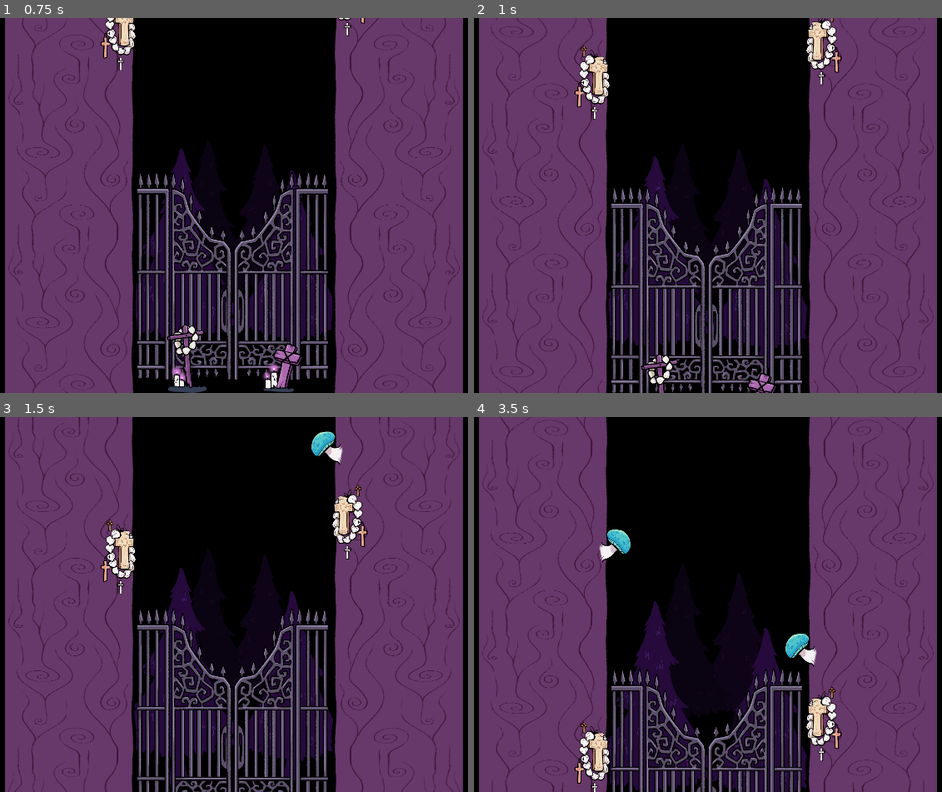
Above: before the commit, frames 1-4 (two rows, left to right).
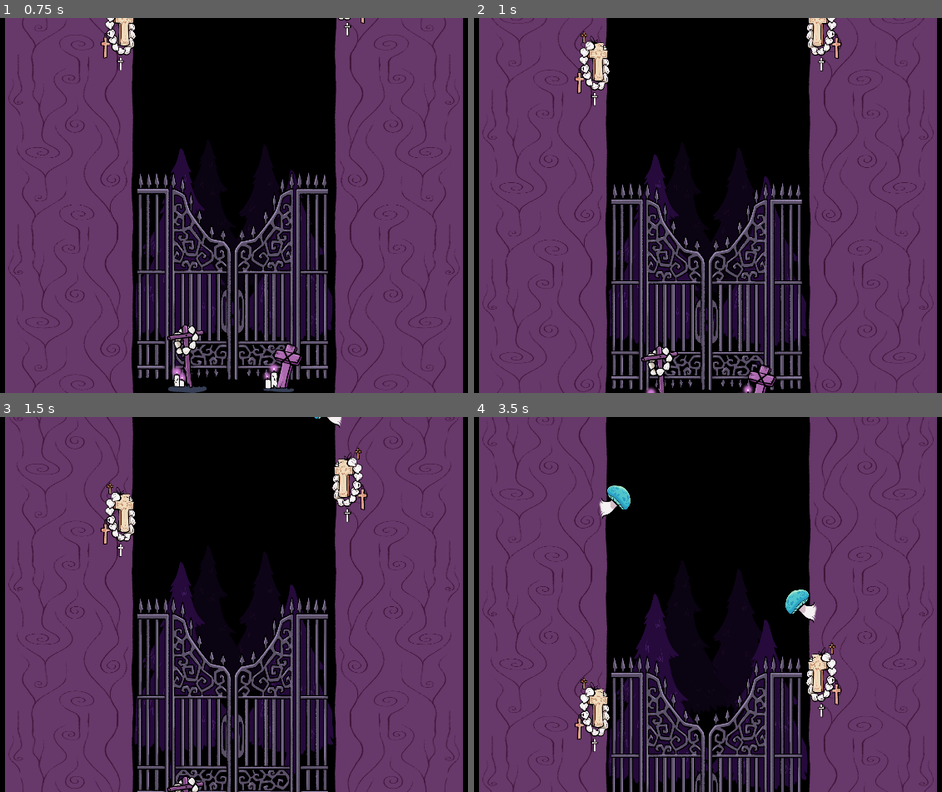
Above: after the commit, the same moments.

Repository: 100-Devs-1-Game/BabyBatClimber
Game: Godot game, scene res://level.tscn
The game is run twice, just before and just after one commit, with the same random seed, the same clock (stepped at 60 frames per second) and the same inputs.
Inputs:
- Up to frame 1 (0.75 s): tap Enter at 0.5 s; hold W (climb) from 0.53 s (still down)
- Up to frame 2 (1 s): keep holding W (climb); tap Space (jump) at 0.77 s
- Up to frame 3 (1.5 s): release W (climb) at 1.28 s; tap W (climb) at 1.35 s
- Up to frame 4 (3.5 s): tap Space (jump) at 1.52, 3.02 s; hold W (climb) 2.03-2.78 s; tap W (climb) at 2.85 s

Frame 1 is identical in both runs. In frame 2, 12% of the frame differs, in the area x 1-99%, y 0-100%; in frame 3, 13%; in frame 4, 14%.

Commit message:
Kill area stops climbing

Diff:
--- a/src/objects/kill_area.tscn
+++ b/src/objects/kill_area.tscn
@@ -3,6 +3,7 @@
 [ext_resource type="Script" uid="uid://bg0m2w0t1ddfo" path="res://objects/kill_area.gd" id="1_lgy6w"]
 
 [node name="Kill Area" type="Area2D"]
+collision_layer = 2
 script = ExtResource("1_lgy6w")
 
 [node name="CollisionShape2D" type="CollisionShape2D" parent="."]
--- a/src/player.gd
+++ b/src/player.gd
@@ -9,6 +9,7 @@
 @export var jump_boost: float= 100.0
 
 @onready var level: Level= get_parent()
+@onready var kill_area_detection: Area2D = $"Kill Area Detection"
 
 var side: PlayerSide= PlayerSide.RIGHT
 var current_climb_speed: float
@@ -41,7 +42,7 @@
 
 func update_climb_speed():
 	current_climb_speed= 0
-	if Input.is_action_pressed("climb"):
+	if Input.is_action_pressed("climb") and can_climb():
 		current_climb_speed= climb_speed
 
 
@@ -57,3 +58,11 @@
 
 func kill():
 	get_tree().quit()
+
+
+func can_climb()-> bool:
+	if side == PlayerSide.NONE:
+		return false
+	if kill_area_detection.has_overlapping_areas():
+		return false
+	return true
--- a/src/player.tscn
+++ b/src/player.tscn
@@ -1,10 +1,13 @@
-[gd_scene load_steps=3 format=3 uid="uid://bybibjaxh6r72"]
+[gd_scene load_steps=4 format=3 uid="uid://bybibjaxh6r72"]
 
 [ext_resource type="Script" uid="uid://d4mud50cb15su" path="res://player.gd" id="1_4flbx"]
 
 [sub_resource type="CapsuleShape2D" id="CapsuleShape2D_oi3di"]
 radius = 30.0
 height = 150.0
+
+[sub_resource type="RectangleShape2D" id="RectangleShape2D_4flbx"]
+size = Vector2(60, 60)
 
 [node name="Player" type="CharacterBody2D"]
 script = ExtResource("1_4flbx")
@@ -14,3 +17,10 @@
 
 [node name="CollisionShape2D" type="CollisionShape2D" parent="."]
 shape = SubResource("CapsuleShape2D_oi3di")
+
+[node name="Kill Area Detection" type="Area2D" parent="."]
+collision_mask = 2
+
+[node name="CollisionShape2D" type="CollisionShape2D" parent="Kill Area Detection"]
+position = Vector2(0, -106)
+shape = SubResource("RectangleShape2D_4flbx")
